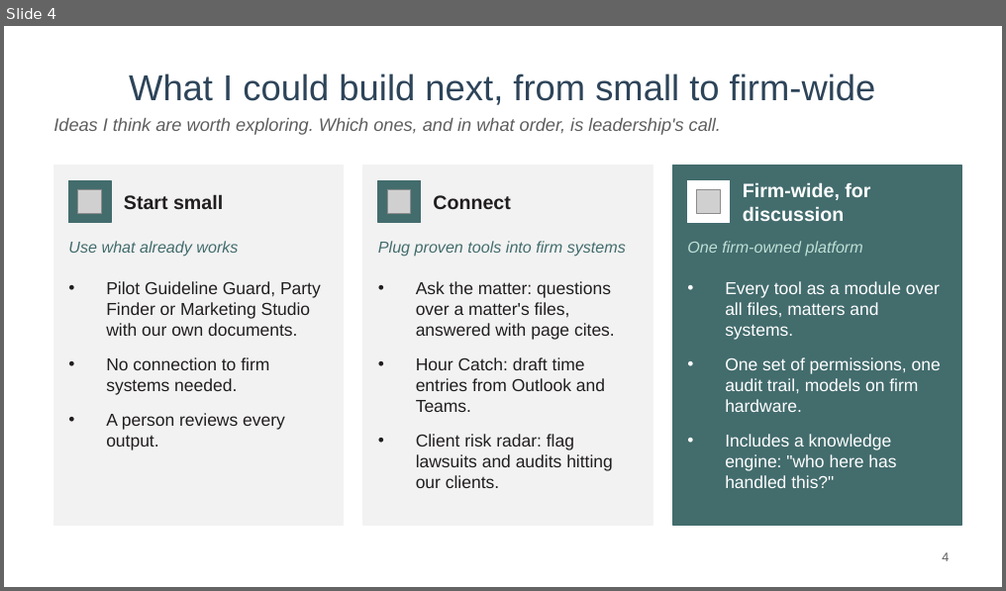
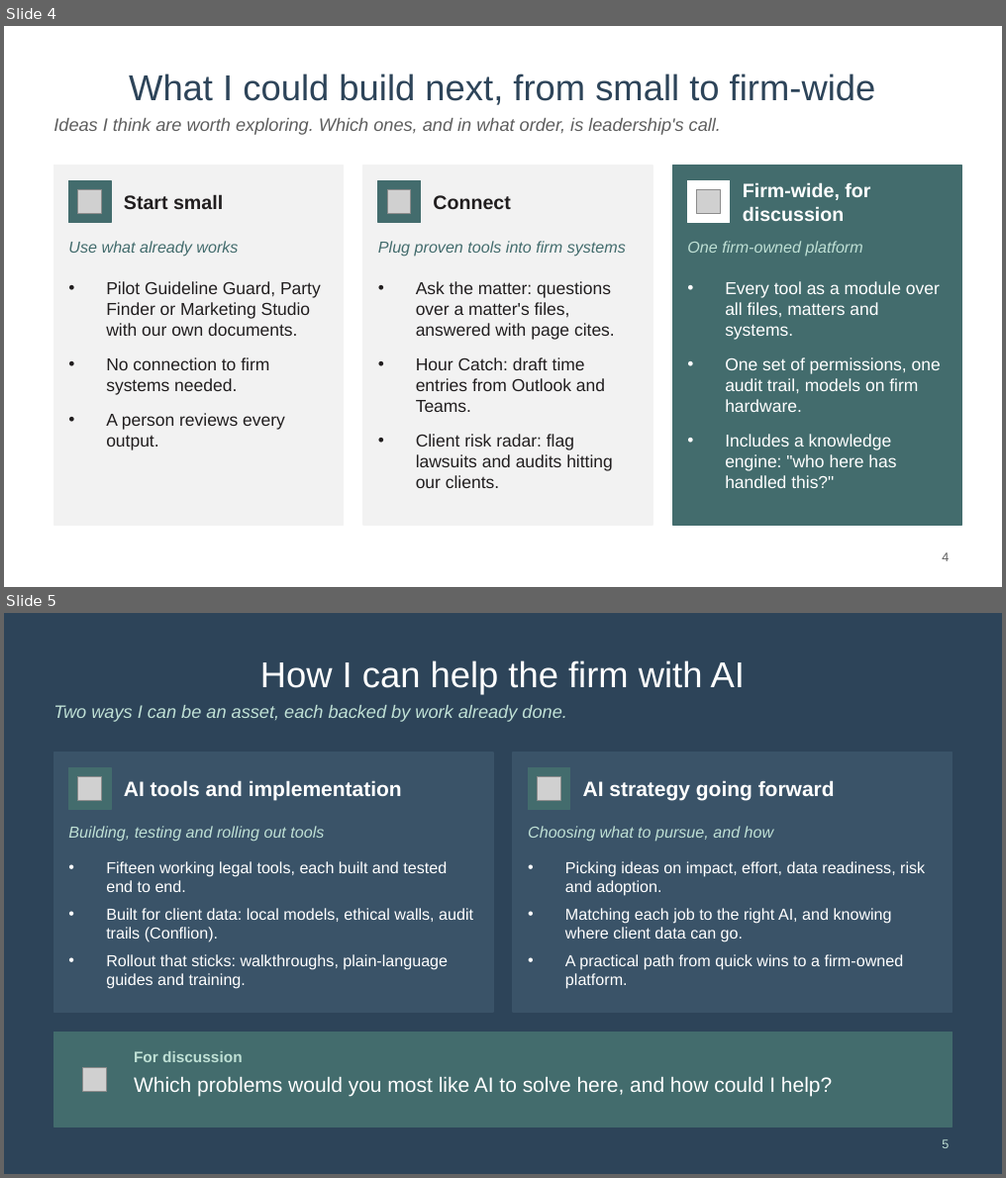
Before and after one commit to mylesparslow-collab/legal-portfolio, a slide deck: downloads/AI-ideas-Myles-Parslow.pptx. Shown one above the other, each under a label of ours: slide 4 before the commit, slides 4 and 5 after it. The pictures are 1006x591 and 1006x1178 pixels, drawn with LibreOffice and Linux fonts; fonts in the diff are those of the drawing; grey boxes stand for pictures; background and template pictures are left out. Boxes give left, top, right and bottom in pixels: in the first picture for what was removed or moved away, otherwise in the second. Text is boxed around its words. In the diff, an @@ line names an element or a change of style, - is before the commit and + after.

```diff
--- a/downloads/AI-ideas-Myles-Parslow.pptx
+++ b/downloads/AI-ideas-Myles-Parslow.pptx
@@ slide 5 added at [4, 613, 1002, 1174], background #2D4459 @@
@@ title added at [260, 661, 745, 694], 26 pt, text #FFFFFF @@
+How I can help the firm with AI
@@ text added at [54, 705, 566, 722], 13 pt, text #BFE0D5, italic @@
+Two ways I can be an asset, each backed by work already done.
@@ rectangle added at [54, 753, 493, 1012], fill #3A5368, outline #3A5368 1 pt @@
@@ rectangle added at [513, 753, 952, 1012], fill #3A5368, outline #3A5368 1 pt @@
@@ rectangle added at [69, 767, 111, 810], fill #436C6D, outline #436C6D 1 pt @@
@@ picture added at [78, 776, 102, 801] @@
@@ text added at [124, 780, 402, 801], 15 pt, text #FFFFFF, bold @@
+AI tools and implementation
@@ rectangle added at [528, 767, 570, 810], fill #436C6D, outline #436C6D 1 pt @@
@@ picture added at [537, 776, 560, 801] @@
@@ text added at [583, 780, 835, 801], 15 pt, text #FFFFFF, bold @@
+AI strategy going forward
@@ text added at [68, 826, 324, 842], 11.5 pt, text #BFE0D5, italic @@
+Building, testing and rolling out tools
@@ text added at [528, 826, 774, 842], 11.5 pt, text #BFE0D5, italic @@
+Choosing what to pursue, and how
@@ text added at [106, 861, 473, 989], 11.5 pt, text #FFFFFF @@
+• Fifteen working legal tools, each built and tested end to end.
+• Built for client data: local models, ethical walls, audit trails (Conflion).
+• Rollout that sticks: walkthroughs, plain-language guides and training.
@@ text added at [565, 861, 925, 989], 11.5 pt, text #FFFFFF @@
+• Picking ideas on impact, effort, data readiness, risk and adoption.
+• Matching each job to the right AI, and knowing where client data can go.
+• A practical path from quick wins to a firm-owned platform.
@@ rectangle added at [54, 1032, 952, 1127], fill #436C6D, outline #436C6D 1 pt @@
@@ text added at [134, 1052, 243, 1062], 11 pt, text #BFE0D5, bold @@
+For discussion
@@ rectangle added at [74, 1059, 116, 1101], fill #436C6D, outline #436C6D 1 pt @@
@@ picture added at [83, 1068, 107, 1092] @@
@@ text added at [134, 1076, 832, 1097], 15 pt, text #FFFFFF @@
+Which problems would you most like AI to solve here, and how could I help?
@@ page number added at [942, 1140, 948, 1149], 9 pt, text #BFE0D5 @@
+5
```
Also in this commit, not shown: 1 slide removed, 1 other file.
